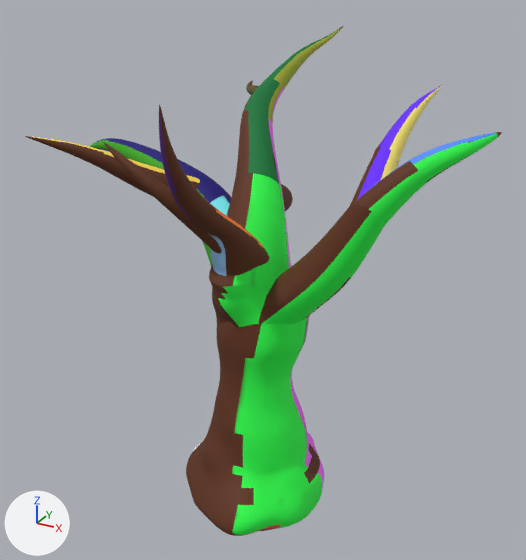
The Blender file Assets/Blender Assets/WillowTreeColored 10-24.blend, before and after one commit.
Before and after are seen from a camera (50 mm lens) standing at (6.67, -11.9, 10.5) and looking at (-0.56, 1.23, 3.94). The lights are fixed; the arrows at lower left show +X, +Y and +Z.
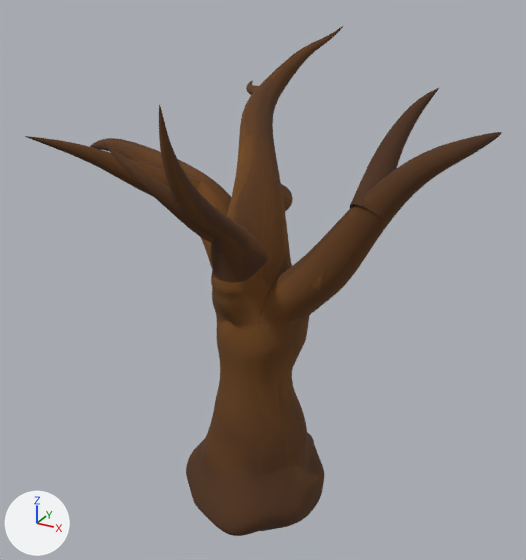
The newer file is also rescaled (x2.583), turned or shifted as a whole; pictures and numbers use the older file's frame.

Where the change shows, as pixel boxes (x1, y1, x2, y2) in the pictures (526 x 560 px):
'Cylinder', surface changed, reshaped (green to brown): (25, 26, 502, 536) in both
part 1 of me_cylinder, cut back: before (168, 201, 269, 276); after (212, 261, 267, 283)
part 2 of me_cylinder, added (brown): after (350, 147, 399, 219)
part 3 of me_cylinder, shading changed: (28, 26, 501, 536) in both

The change, as a diff of the scene's bpy script:
```diff
--- a/Assets/Blender Assets/WillowTreeColored 10-24.blend.py
+++ b/Assets/Blender Assets/WillowTreeColored 10-24.blend.py
@@ img_material_base_color_001 @@
+img_material_base_color_001 = load_image('Material Base Color.001', 'Materials/Willow/Material Base Color.001.png', 2048, 2048, 'sRGB')
@@ mat_material @@
 mat_material = principled_material('Material')
-mat_material.texture = img_material_base_color
-mat_material.roughness = 0.757
+mat_material.texture = img_material_base_color_001
+mat_material.roughness = 0.971
@@ me_cylinder @@
 # used by ob_cylinder; location = (0.0, 0.0, 0.0)
-me_cylinder.from_pydata(...)  # 2945 vertices, 2798 faces; spans x -5.92..4.22, y -2.64..4.83, z -1.17..9.12
+me_cylinder.from_pydata(...)  # 2913 vertices, 2702 faces; spans x -5.92..4.22, y -2.64..4.83, z -1.17..9.12
+# me_cylinder part 1: 96 vertices removed from x -0.85..0.51, y -1.11..0.8, z 3.61..5.82; 32 vertices added at x -0.76..0.43, y -0.97..0.4, z 4.81..4.88
+# me_cylinder part 2: 32 vertices added at x 1.97..2.67, y -0.39..0.11, z 6.07..6.57
+# me_cylinder part 3: 2574 kept faces spanning x -5.92..4.22, y -2.64..4.83, z -1.17..9.12 are now shaded smooth
 me_cylinder.materials.append(mat_material)
```
